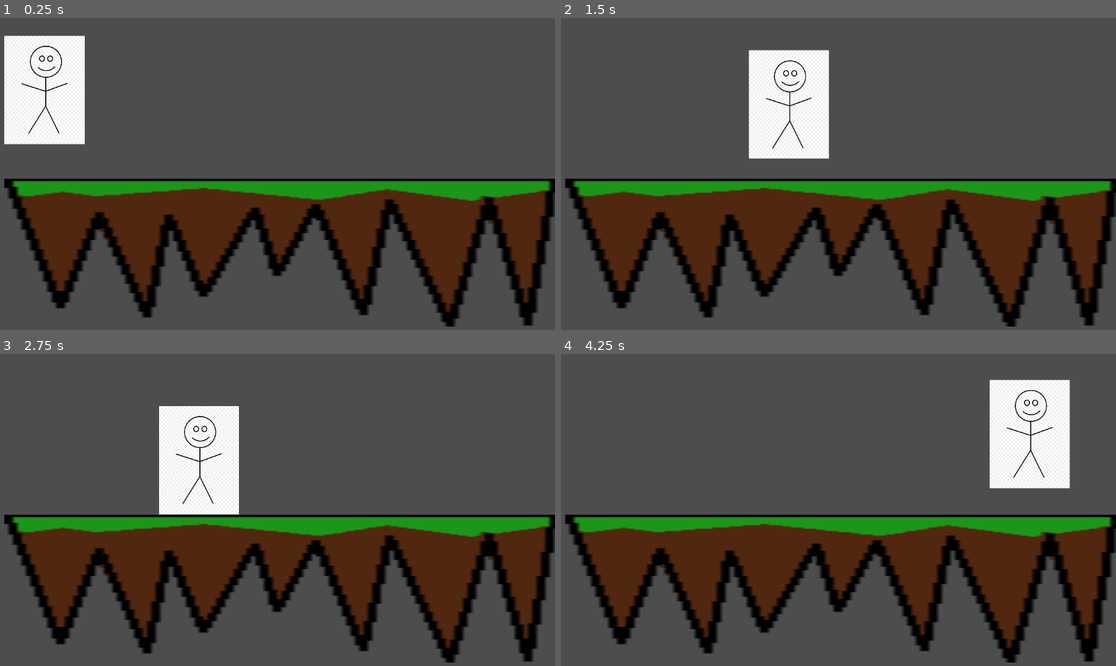
Above: before the commit, frames 1-4 (two rows, left to right).
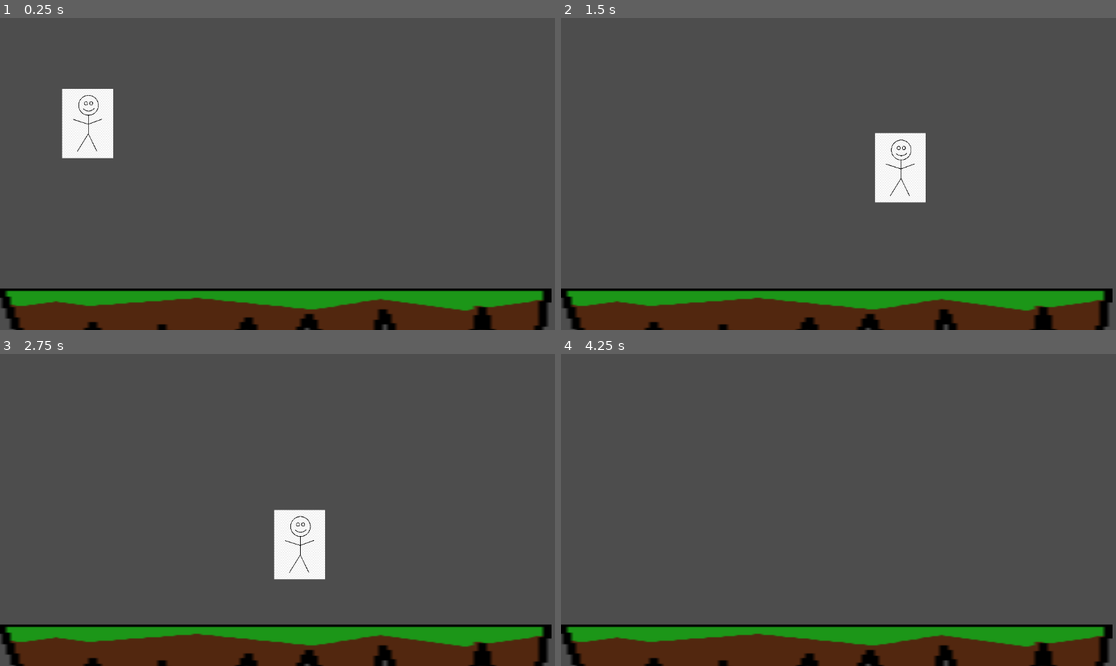
Above: after the commit, the same moments.

Repository: Iemonaide/fightinggame
Game: Godot game, scene res://scenes/game.tscn
Two runs of this game, one before a commit and one after it. Both use one fixed random seed, a clock stepped at 60 frames per second and the inputs below.
Inputs (mouse positions are in pixels of both pictures, inside the frame that each line leads up to):
- Up to frame 1 (0.25 s): no input
- Up to frame 2 (1.5 s): move the mouse to (960, 158) at 0.52 s; hold D (right) from 0.53 s (still down); click (960, 158) at 0.6 s; tap Space (jump) at 0.77, 0.8, 1.07, 1.35 s; move the mouse to (727, 189) at 1.27 s
- Up to frame 3 (2.75 s): tap Space (jump) at 1.52, 1.82, 2.3 s; click (166, 525) at 1.55 s; move the mouse to (333, 441) at 2.02 s; release D (right) at 2.03 s; hold A (left) from 2.03 s (still down); click (333, 441) at 2.1 s
- Up to frame 4 (4.25 s): move the mouse to (810, 572) at 2.77 s; release A (left) at 2.78 s; hold D (right) from 2.78 s (still down); click (810, 572) at 2.85 s; tap Space (jump) at 3.02, 3.32, 3.6, 3.77, 4.07 s; move the mouse to (1005, 556) at 3.52 s

The runs differ from the first frame. In frame 1, 46% of the frame differs, in the area x 0-100%, y 5-100%; in frame 2, 46%, in the area x 0-100%, y 10-100%; in frame 3, 45%; in frame 4, 45%.

Commit message:
wifi working
hooray

Diff:
--- a/fightinggame/project.godot
+++ b/fightinggame/project.godot
@@ -20,25 +20,58 @@
 left={
 "deadzone": 0.5,
 "events": [Object(InputEventKey,"resource_local_to_scene":false,"resource_name":"","device":-1,"window_id":0,"alt_press …(191 unchanged characters)…
+, Object(InputEventJoypadMotion,"resource_local_to_scene":false,"resource_name":"","device":-1,"axis":0,"axis_value":-1.0,"script":null)
+, Object(InputEventJoypadButton,"resource_local_to_scene":false,"resource_name":"","device":-1,"button_index":13,"pressure":0.0,"pressed":false,"script":null)
 ]
 }
 up={
 "deadzone": 0.5,
 "events": [Object(InputEventKey,"resource_local_to_scene":false,"resource_name":"","device":-1,"window_id":0,"alt_press …(192 unchanged characters)…
+, Object(InputEventJoypadMotion,"resource_local_to_scene":false,"resource_name":"","device":-1,"axis":1,"axis_value":-1.0,"script":null)
+, Object(InputEventJoypadButton,"resource_local_to_scene":false,"resource_name":"","device":-1,"button_index":11,"pressure":0.0,"pressed":false,"script":null)
 ]
 }
 down={
 "deadzone": 0.5,
 "events": [Object(InputEventKey,"resource_local_to_scene":false,"resource_name":"","device":-1,"window_id":0,"alt_press …(192 unchanged characters)…
+, Object(InputEventJoypadButton,"resource_local_to_scene":false,"resource_name":"","device":-1,"button_index":12,"pressure":0.0,"pressed":false,"script":null)
+, Object(InputEventJoypadMotion,"resource_local_to_scene":false,"resource_name":"","device":-1,"axis":1,"axis_value":1.0,"script":null)
 ]
 }
 right={
 "deadzone": 0.5,
 "events": [Object(InputEventKey,"resource_local_to_scene":false,"resource_name":"","device":-1,"window_id":0,"alt_press …(192 unchanged characters)…
+, Object(InputEventJoypadButton,"resource_local_to_scene":false,"resource_name":"","device":-1,"button_index":14,"pressure":0.0,"pressed":false,"script":null)
+, Object(InputEventJoypadMotion,"resource_local_to_scene":false,"resource_name":"","device":-1,"axis":0,"axis_value":1.0,"script":null)
 ]
 }
 jump={
 "deadzone": 0.5,
 "events": [Object(InputEventKey,"resource_local_to_scene":false,"resource_name":"","device":-1,"window_id":0,"alt_press …(191 unchanged characters)…
+, Object(InputEventJoypadButton,"resource_local_to_scene":false,"resource_name":"","device":-1,"button_index":0,"pressure":0.0,"pressed":false,"script":null)
+, null]
+}
+lightattack={
+"deadzone": 0.5,
+"events": [Object(InputEventMouseButton,"resource_local_to_scene":false,"resource_name":"","device":-1,"window_id":0,"alt_pressed":false,"shift_pressed":false,"ctrl_pressed":false,"meta_pressed":false,"button_mask":0,"position":Vector2(0, 0),"global_position":Vector2(0, 0),"factor":1.0,"button_index":1,"canceled":false,"pressed":false,"double_click":false,"script":null)
+, null, Object(InputEventJoypadButton,"resource_local_to_scene":false,"resource_name":"","device":-1,"button_index":9,"pressure":0.0,"pressed":false,"script":null)
+, Object(InputEventJoypadButton,"resource_local_to_scene":false,"resource_name":"","device":-1,"button_index":10,"pressure":0.0,"pressed":false,"script":null)
 ]
 }
+heavyattack={
+"deadzone": 0.5,
+"events": [Object(InputEventMouseButton,"resource_local_to_scene":false,"resource_name":"","device":-1,"window_id":0,"alt_pressed":false,"shift_pressed":false,"ctrl_pressed":false,"meta_pressed":false,"button_mask":0,"position":Vector2(0, 0),"global_position":Vector2(0, 0),"factor":1.0,"button_index":2,"canceled":false,"pressed":false,"double_click":false,"script":null)
+, Object(InputEventJoypadMotion,"resource_local_to_scene":false,"resource_name":"","device":-1,"axis":4,"axis_value":1.0,"script":null)
+, Object(InputEventJoypadMotion,"resource_local_to_scene":false,"resource_name":"","device":-1,"axis":5,"axis_value":1.0,"script":null)
+]
+}
+block={
+"deadzone": 0.5,
+"events": [Object(InputEventKey,"resource_local_to_scene":false,"resource_name":"","device":-1,"window_id":0,"alt_pressed":false,"shift_pressed":false,"ctrl_pressed":false,"meta_pressed":false,"pressed":false,"keycode":0,"physical_keycode":81,"key_label":0,"unicode":113,"location":0,"echo":false,"script":null)
+]
+}
+dodge={
+"deadzone": 0.5,
+"events": [Object(InputEventKey,"resource_local_to_scene":false,"resource_name":"","device":-1,"window_id":0,"alt_pressed":false,"shift_pressed":false,"ctrl_pressed":false,"meta_pressed":false,"pressed":false,"keycode":0,"physical_keycode":69,"key_label":0,"unicode":101,"location":0,"echo":false,"script":null)
+]
+}
--- a/fightinggame/scenes/character_body_2d.gd
+++ b/fightinggame/scenes/character_body_2d.gd
@@ -1,13 +1,18 @@
 extends CharacterBody2D
 
-@export var speed = 400
-@export var jump_velocity = -400
+@export var speed = 550
+@export var jump_velocity = -420
 @export var gravity = 980 # Adjust based on your game's scale
+var can_doublejump = true;
 
 func _physics_process(delta):
 	# Apply gravity
 	if not is_on_floor():
 		velocity.y += gravity * delta
+
+	# resets gravity when you touch floor
+	if is_on_floor():
+		gravity = 980
 
 	# Handle horizontal movement
 	var input_direction = Input.get_vector("left", "right", "up", "down")
@@ -16,6 +21,20 @@
 	# Handle jumping
 	if Input.is_action_just_pressed("jump") and is_on_floor():
 		velocity.y = jump_velocity
+		can_doublejump = true
+		# Double Jump
+	if !is_on_floor() and can_doublejump and Input.is_action_just_pressed("jump"):
+		velocity.y = jump_velocity
+		can_doublejump = false
+
+	# Fastfall func
+	if !is_on_floor() and Input.is_action_just_pressed("down"):
+		gravity = 3000
+
+	#motion inputs gun head help me help me help me
+	if is_on_floor() and Input.is_action_pressed("up") and Input.is_action_just_pressed("lightattack"):
+		velocity.y = jump_velocity
+
 
 	# Move and slide
 	move_and_slide()
--- a/fightinggame/scenes/character_body_2d.tscn
+++ b/fightinggame/scenes/character_body_2d.tscn
@@ -4,16 +4,16 @@
 [ext_resource type="Texture2D" uid="uid://cv410md4u5sco" path="res://assets/tempguy.jpg" id="1_lj8jo"]
 
 [sub_resource type="RectangleShape2D" id="RectangleShape2D_lj8jo"]
-size = Vector2(166, 226.5)
+size = Vector2(105, 142.75)
 
 [node name="temporaryfella" type="CharacterBody2D"]
 script = ExtResource("1_g2brh")
 
 [node name="tempguy" type="Sprite2D" parent="."]
-position = Vector2(92.75, 116.5)
-scale = Vector2(0.203049, 0.219727)
+position = Vector2(182, 186)
+scale = Vector2(0.128659, 0.140625)
 texture = ExtResource("1_lj8jo")
 
 [node name="CollisionShape2D" type="CollisionShape2D" parent="."]
-position = Vector2(93, 115.75)
+position = Vector2(182, 186.375)
 shape = SubResource("RectangleShape2D_lj8jo")
--- a/fightinggame/scenes/game.tscn
+++ b/fightinggame/scenes/game.tscn
@@ -8,4 +8,5 @@
 [node name="temporaryfella" parent="." instance=ExtResource("1_uwrxv")]
 
 [node name="tempplatform" parent="." instance=ExtResource("2_yqjtg")]
-position = Vector2(6, 334)
+position = Vector2(-8, 562)
+scale = Vector2(1.03667, 1.68807)
